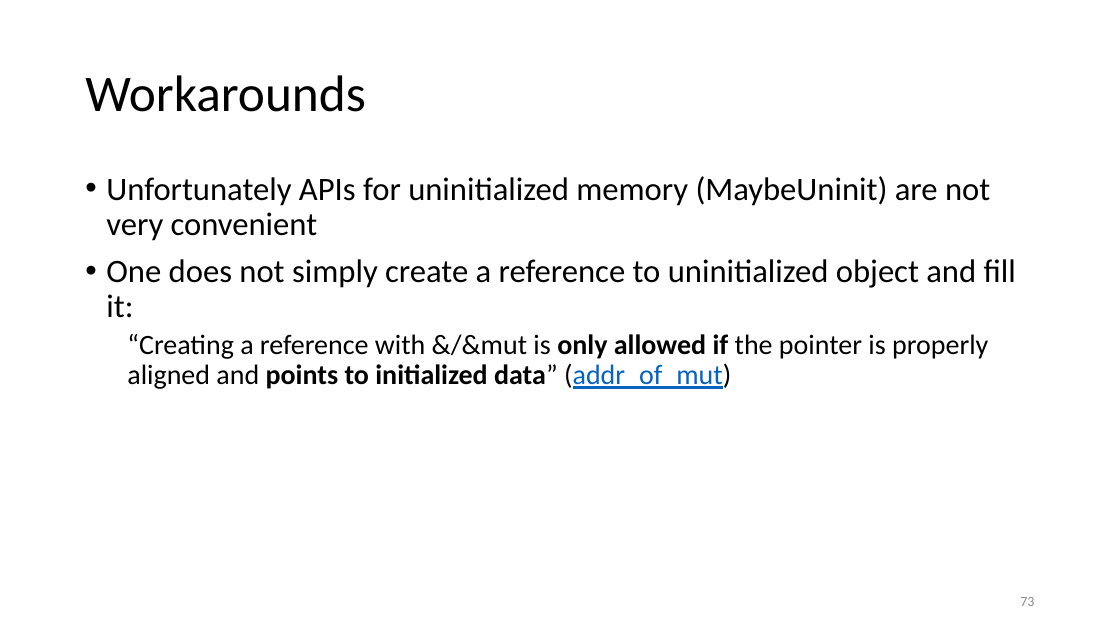
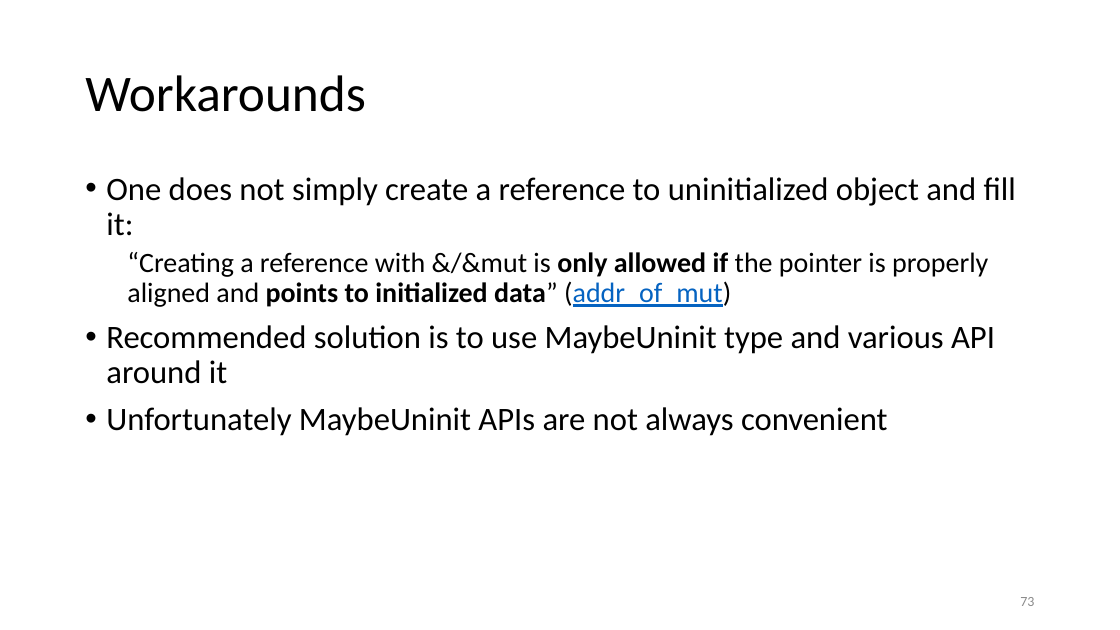
Before and after one commit to yugr/rust-slides, a slide deck: slide 73 of EN.pptx. Drawn at 1120x630 pixels with LibreOffice and Linux fonts; fonts in the diff are those of the drawing. Boxes give left, top, right and bottom in pixels: in the first picture for what was removed or moved away, otherwise in the second. Text is boxed around its words. In the diff, an @@ line names an element or a change of style, - is before the commit and + after.

```diff
--- a/EN.pptx
+++ b/EN.pptx
@@ text at box(106, 176, 990, 241): paragraph removed @@
-• Unfortunately APIs for uninitialized memory (MaybeUninit) are not very convenient
@@ text at box(106, 325, 995, 436): paragraphs added @@
+• Recommended solution is to use MaybeUninit type and various API around it
+• Unfortunately MaybeUninit APIs are not always convenient
```
Also in this commit, not shown: 8 other slides changed, 4 other files.
